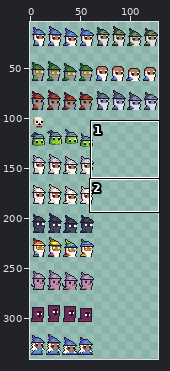
File history of a sprite sheet, 18Try/Assets/Sprites/wizart_GD.png. Above, an overview of the earlier version with the close-up marked.
Close-up. The starting point:
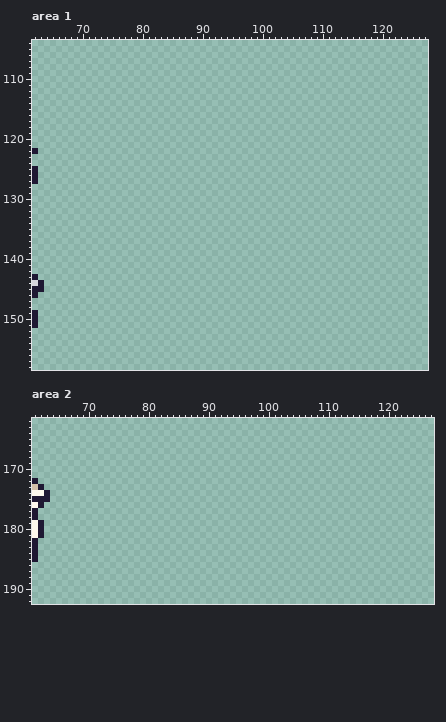
The file is 128x352 pixels. Shown: area 1: x 62..127, y 104..158; area 2: x 61..127, y 162..192. The wide view leaves out empty margins.
The same view after the edit:
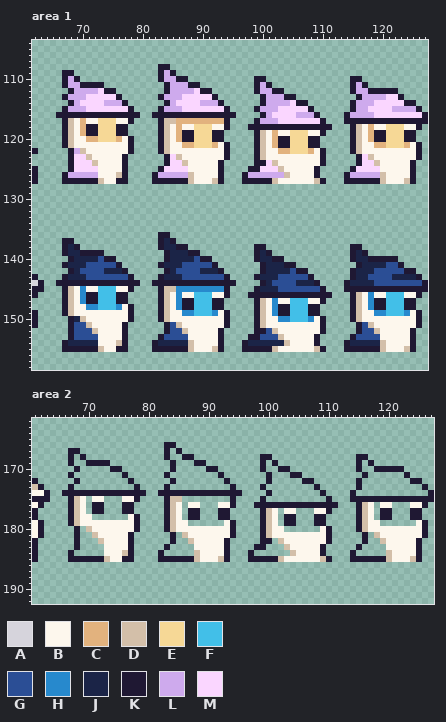
Palette (. is transparent): A #d6d4dc  B #fdf7ed  C #e2b27e  D #d3bfa9  E #f6d896  F #42bfe8  G #2b4e95  H #2789cd  J #1b2447  K #1f1833  L #ceaaed  M #fad6ff
Diff:
Changed rows in their new state; - is an unchanged pixel.
Area 1:
first column x 66:
108 -----------------KK-------------------------------------------
109 -KK--------------KLK------------------------------------------
110 -KLK-------------KLLKK-----------KK--------------KK-----------
111 -KLLKKKK----------KLLLKK---------KLK-------------KLK----------
112 --KLLLLMKK--------KLLLLMKK-------KLLKK-----------KLLKKKKK-----
113 -KLLLMMMMMK------KLLLMMMMMK-------KLLLKK----------KLLLLMMK----
114 --KLMMMMLLLK------KLMMMMLLLK------KLLLLMKK-------KLLLMMMMMKK--
115 -KLLLMMMMMMMK----KLLLMMMMMMMK----KLLLMMMMMK------KLLMMMMLLLLK-
116 KKKKKKKKKKKKKK--KKKKKKKKKKKKKK----KLMMMMLLLK----KLLLLMMMMMMMMK
117 -KDBCBBEEEBBK----KDDCCCCCCCCK----KLLLMMMMMMMK---KKKKKKKKKKKKKK
118 -KDBCKKEEEKK-----KDBCBBEEEBBK---KKKKKKKKKKKKKK---KDBCBBEEEBBK-
119 -KDBCKKEEEKK-----KDBCKKEEEKK-----KDBCBBEEEBBK----KDBCKKEEEKK--
120 -KDBBCCEEECBK----KDBCKKEEEKK-----KDBCKKEEEKK-----KDBCKKEEEKK--
121 -KDBBBBBBBBBK----KDBBCCEEECBK----KDBCKKEEEKK-----KDBBCCEEECBK-
122 --KLDBBBBBBBK----KDBBBBBBBBBK----KDBBCCEEECBK----KDBBBBBBBBBK-
123 --KMMDBBBBBK------KMDBBBBBBBK----KDBBBBBBBBBK-----KMDBBBBBBBK-
124 --KMMMDBBBBK------KMMDBBBBBK-----KKMDBBBBBBBK-----KMMDBBBBBK--
125 --KMMMMBBBBK-----KMMMMBBBBBK----KKMMMDBBBBBK-----KMMMMBBBBBK--
126 -KLLLLLBBBDK----KLLLLLDBBBBK---KLLLLLLDBBBBK----KLLLLLDBBBBK--
127 -KKKKKKDBBKK----KKKKKKDBBBDK---KKKKKDBBBBBBDK---KKKKKKDBBBDK--
first column x 66:
136 -----------------KK-------------------------------------------
137 -KK--------------KJK------------------------------------------
138 -KJK-------------KJJKK-----------KK--------------KK-----------
139 -KJJKKKK----------KJJJKK---------KJK-------------KJK----------
140 --KJJJJGKK--------KJJJJGKK-------KJJKK-----------KJJKKKKK-----
141 -KJJJGGGGGK------KJJJGGGGGK-------KJJJKK----------KJJJJGGK----
142 --KJGGGGJJJK------KJGGGGJJJK------KJJJJGKK-------KJJJGGGGGKK--
143 -KJJJGGGGGGGK----KJJJGGGGGGGK----KJJJGGGGGK------KJJGGGGJJJJK-
144 KKKKKKKKKKKKKK--KKKKKKKKKKKKKK----KJGGGGJJJK----KJJJJGGGGGGGGK
145 -KDBHBBFFFBBK----KDDHHHHHHHHK----KJJJGGGGGGGK---KKKKKKKKKKKKKK
146 -KDBHKKFFFKK-----KDBHBBFFFBBK---KKKKKKKKKKKKKK---KDBHBBFFFBBK-
147 -KDBHKKFFFKK-----KDBHKKFFFKK-----KDBHBBFFFBBK----KDBHKKFFFKK--
148 -KDBBHHFFFHBK----KDBHKKFFFKK-----KDBHKKFFFKK-----KDBHKKFFFKK--
149 -KDBBBBBBBBBK----KDBBHHFFFHBK----KDBHKKFFFKK-----KDBBHHFFFHBK-
150 --KJDBBBBBBBK----KDBBBBBBBBBK----KDBBHHFFFHBK----KDBBBBBBBBBK-
151 --KGGDBBBBBK------KGDBBBBBBBK----KDBBBBBBBBBK-----KGDBBBBBBBK-
152 --KGGGDBBBBK------KGGDBBBBBK-----KKGDBBBBBBBK-----KGGDBBBBBK--
153 --KGGGGBBBBK-----KGGGGBBBBBK----KKGGGDBBBBBK-----KGGGGBBBBBK--
154 -KJJJJJBBBDK----KJJJJJDBBBBK---KJJJJJJDBBBBK----KJJJJJDBBBBK--
155 -KKKKKKDBBKK----KKKKKKDBBBDK---KKKKKDBBBBBBDK---KKKKKKDBBBDK--
Area 2:
first column x 66:
166 -----------------KK-------------------------------------------
167 -KK--------------K-K------------------------------------------
168 -K-K-------------K--KK-----------KK--------------KK-----------
169 -K--KKKK----------K---KK---------K-K-------------K-K----------
170 --K-----KK--------K-----KK-------K--KK-----------K--KKKKK-----
171 -K--------K------K--------K-------K---KK----------K------K----
172 --K--------K------K--------K------K-----KK-------K--------KK--
173 -K----------K----K----------K----K--------K------K----------K-
174 KKKKKKKKKKKKKK--KKKKKKKKKKKKKK----K--------K----K------------K
175 -KDB-BB---BBK----KDD--------K----K----------K---KKKKKKKKKKKKKK
176 -KDB-KK---KK-----KDB-BB---BBK---KKKKKKKKKKKKKK---KDB-BB---BBK-
177 -KDB-KK---KK-----KDB-KK---KK-----KDB-BB---BBK----KDB-KK---KK--
178 -KDBB------BK----KDB-KK---KK-----KDB-KK---KK-----KDB-KK---KK--
179 -KDBBBBBBBBBK----KDBB------BK----KDB-KK---KK-----KDBB------BK-
180 --K-DBBBBBBBK----KDBBBBBBBBBK----KDBB------BK----KDBBBBBBBBBK-
181 --K--DBBBBBK------K-DBBBBBBBK----KDBBBBBBBBBK-----K-DBBBBBBBK-
182 --K---DBBBBK------K--DBBBBBK-----KK-DBBBBBBBK-----K--DBBBBBK--
183 --K----BBBBK-----K----BBBBBK----KK---DBBBBBK-----K----BBBBBK--
184 -K-----BBBDK----K-----DBBBBK---K------DBBBBK----K-----DBBBBK--
185 -KKKKKKDBBKK----KKKKKKDBBBDK---KKKKKDBBBBBBDK---KKKKKKDBBBDK--
Changed places in both close-ups, as pixel boxes (x1, y1, x2, y2):
added: (56, 64, 428, 184)
added: (56, 232, 428, 352)
added: (62, 442, 434, 562)
